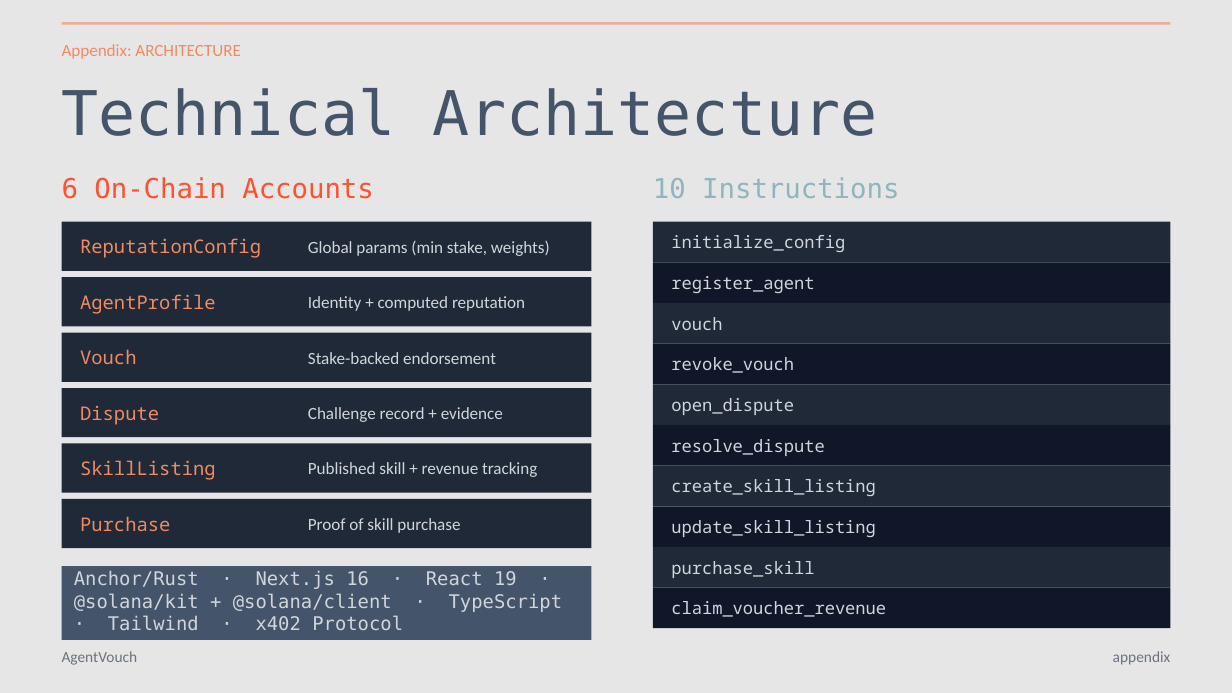
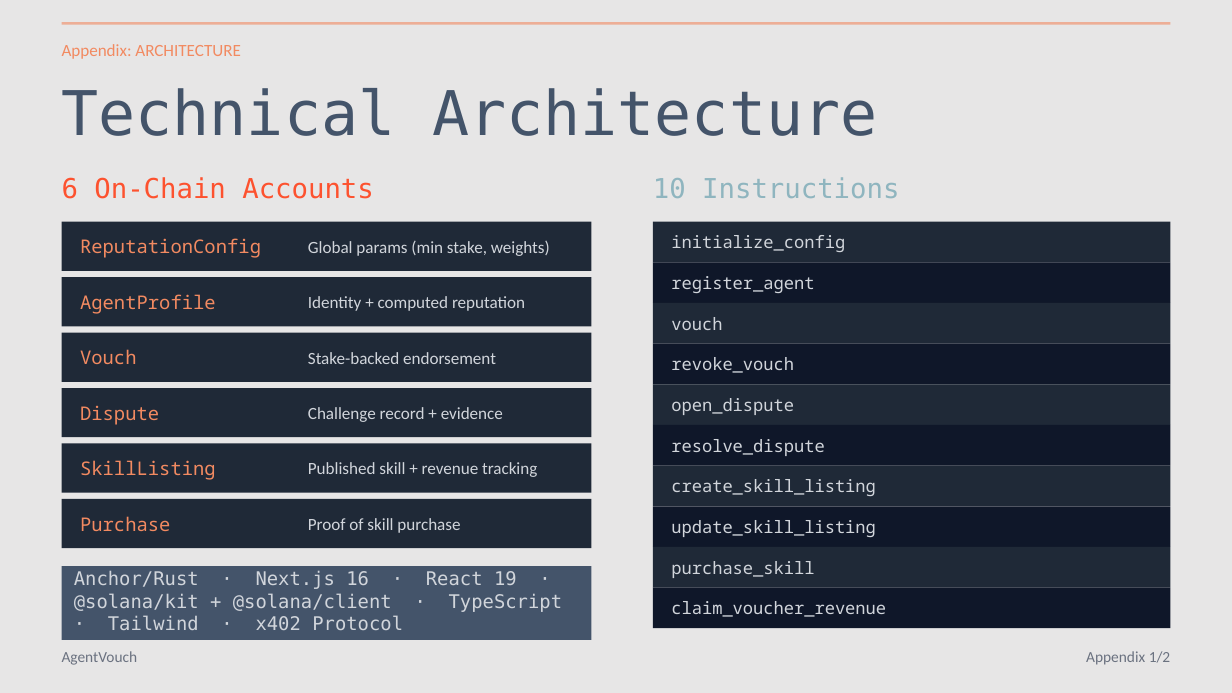
Before and after one commit to dirtybits/agent-reputation-oracle, a slide deck: slide 10 of AgentVouch.pptx. Drawn at 1232x693 pixels with LibreOffice and Linux fonts; fonts in the diff are those of the drawing. Boxes give left, top, right and bottom in pixels: in the first picture for what was removed or moved away, otherwise in the second. Text is boxed around its words. In the diff, an @@ line names an element or a change of style, - is before the commit and + after.

```diff
--- a/AgentVouch.pptx
+++ b/AgentVouch.pptx
@@ text at (x1=1086, y1=651, x2=1171, y2=665): text changed @@
-appendix
+Appendix 1/2
```
Also in this commit, not shown: 4 other slides changed, 1 slide added, 6 other files.
